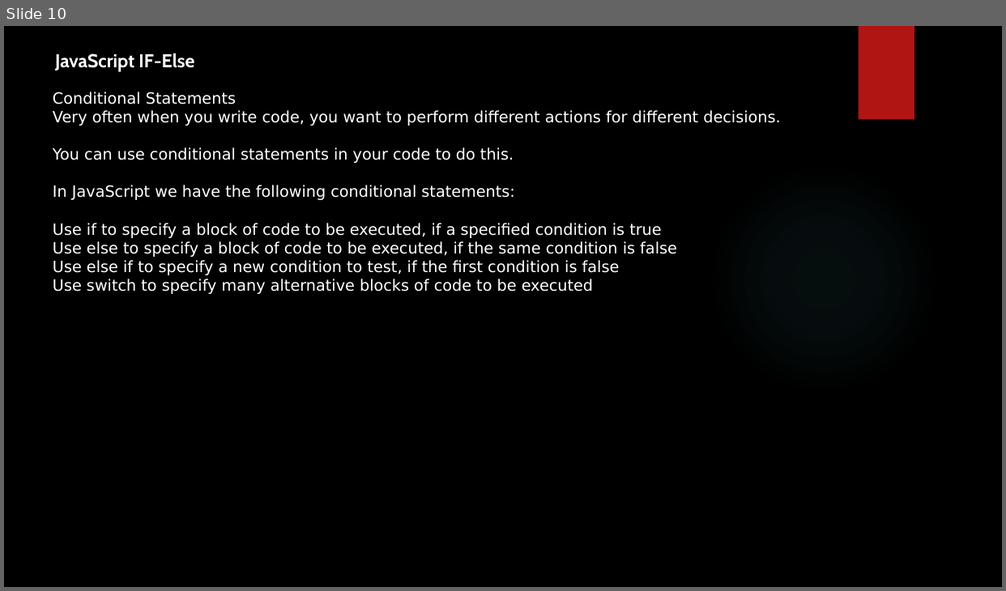
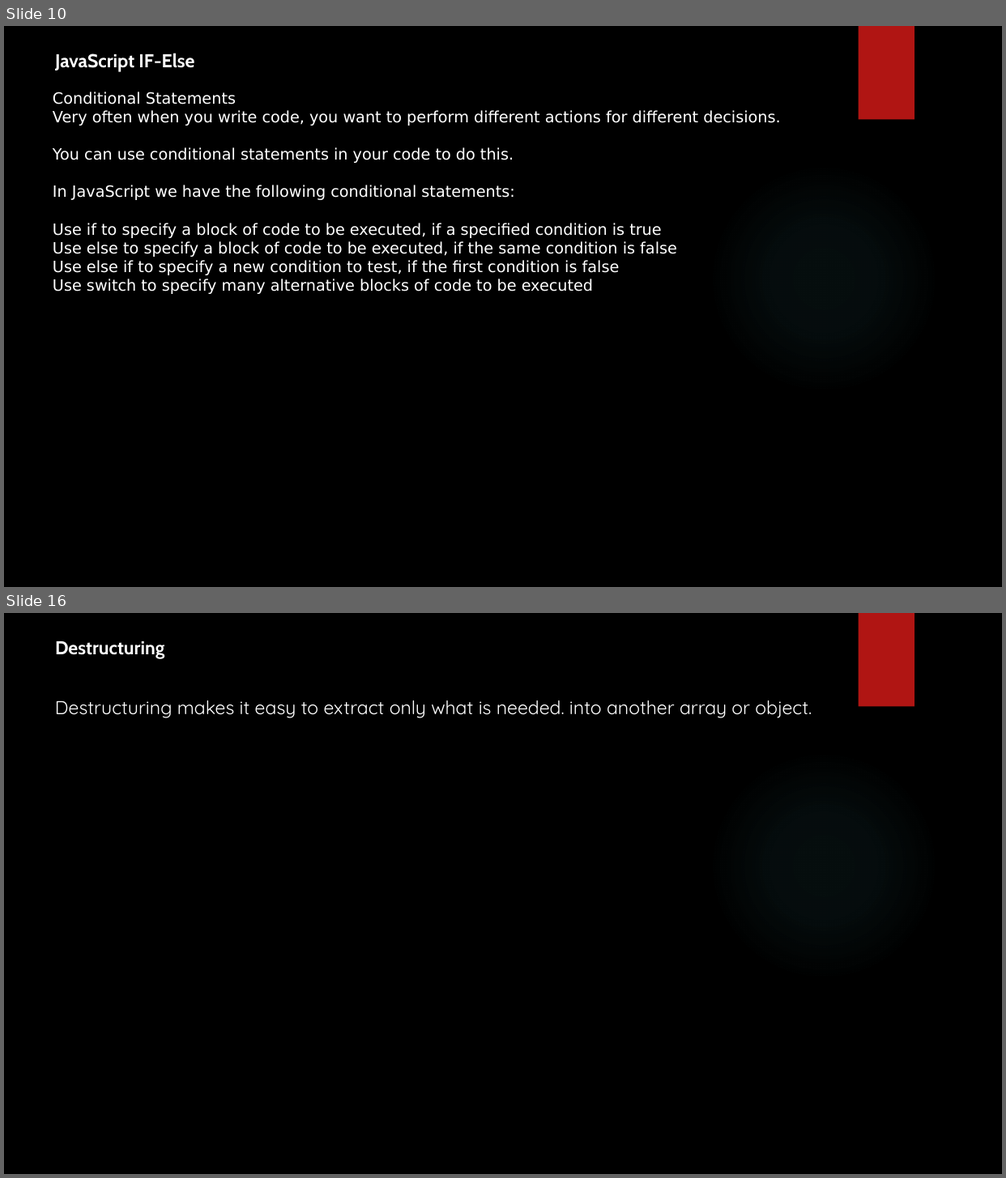
Before and after one commit to kaumarjya/React-Training, a slide deck: Javascript.pptx. Shown one above the other, each under a label of ours: slide 10 before the commit, slides 10 and 16 after it; the slides between them are not shown. The pictures are 1006x591 and 1006x1178 pixels, drawn with LibreOffice and Linux fonts; fonts in the diff are those of the drawing; background and template pictures are left out. Boxes give left, top, right and bottom in pixels: in the first picture for what was removed or moved away, otherwise in the second. Text is boxed around its words. In the diff, an @@ line names an element or a change of style, - is before the commit and + after.

```diff
--- a/Javascript.pptx
+++ b/Javascript.pptx
@@ slide 16 added at (x1=4, y1=613, x2=1002, y2=1174), background picture (left out); not listed: 2 template elements that a slide beside it also shows @@
@@ text added at (x1=55, y1=641, x2=164, y2=659), 18 pt, text #FFFFFF, bold @@
+Destructuring
@@ text added at (x1=55, y1=700, x2=812, y2=718), 18 pt, text #FFFFFF @@
+Destructuring makes it easy to extract only what is needed. into another array or object.
```
Also in this commit, not shown: 8 other slides added, 9 other files.
